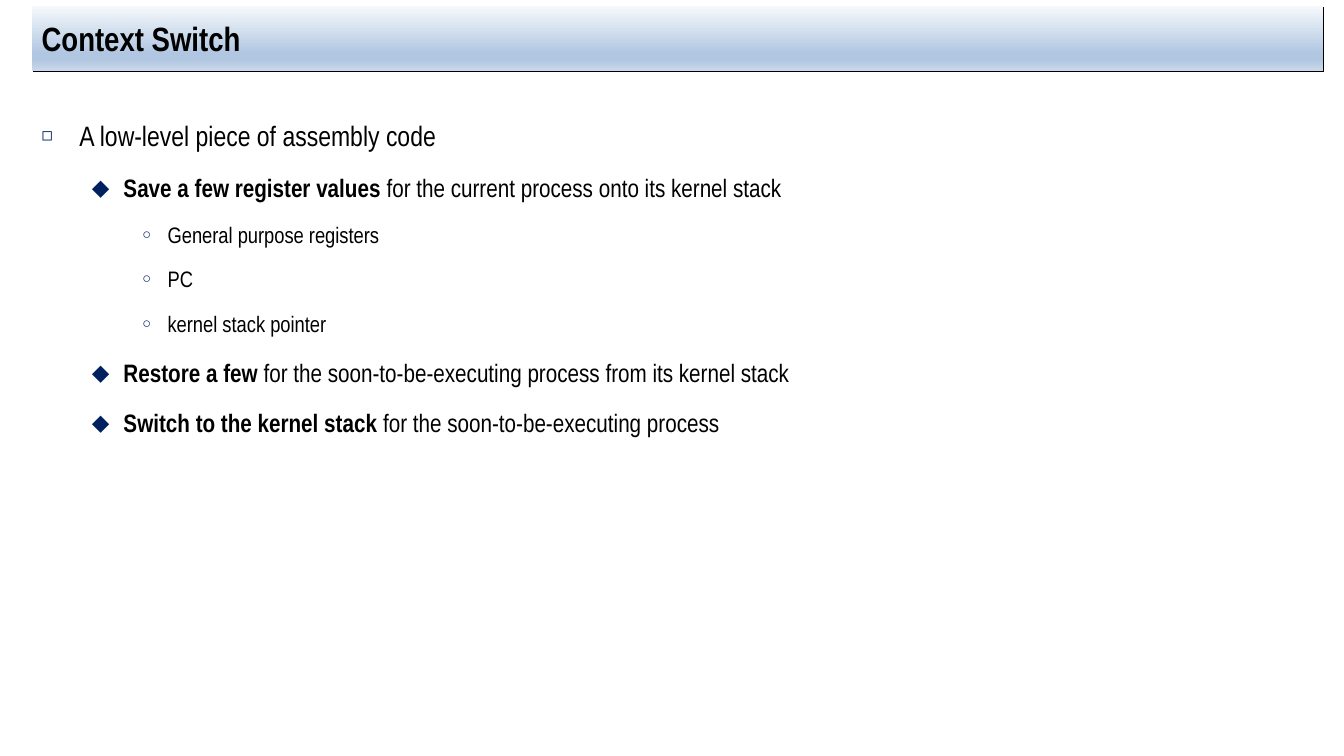
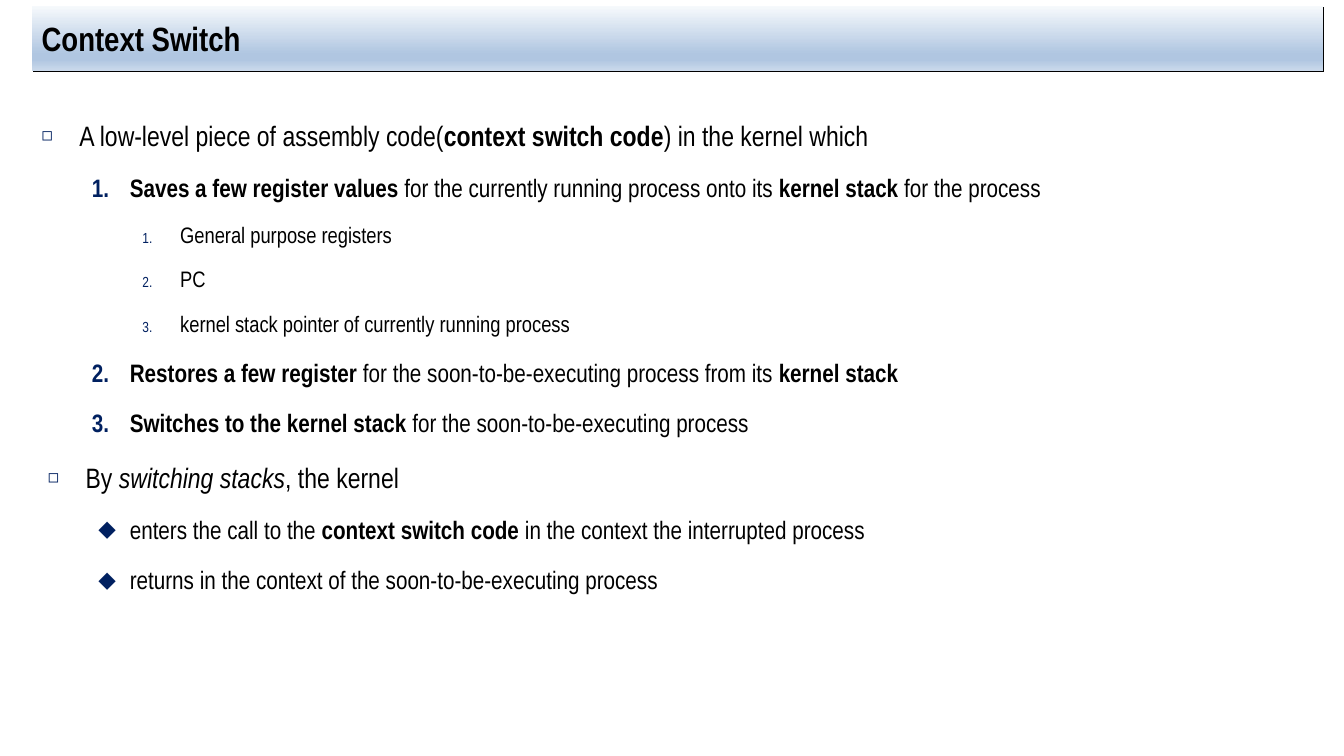
Before and after one commit to jachermocilla/extra-course-materials, a slide deck: slide 20 of cmsc125/ostep/slides/01.Virtualization/06.Mechanism_Limited_Direct_Execution.pptx (slide 16 before the commit). Drawn at 1344x756 pixels with LibreOffice and Linux fonts; fonts in the diff are those of the drawing. Boxes give left, top, right and bottom in pixels: in the first picture for what was removed or moved away, otherwise in the second. Text is boxed around its words. In the diff, an @@ line names an element or a change of style, - is before the commit and + after.

```diff
--- a/cmsc125/ostep/slides/01.Virtualization/06.Mechanism_Limited_Direct_Execution.pptx
+++ b/cmsc125/ostep/slides/01.Virtualization/06.Mechanism_Limited_Direct_Execution.pptx
@@ text at (79,125,1040,203): text changed @@
-◻ A low-level piece of assembly code
-  ⬥ Save a few register values for the current process onto its kernel stack
+◻ A low-level piece of assembly code(context switch code) in the kernel which
+  1. Saves a few register values for the currently running process onto its kernel stack for the process
@@ text at (180,226,392,288): bullet ○ to 1. @@
@@ text at (86,315,898,595): text changed @@
-    ○ kernel stack pointer
-  ⬥ Restore a few for the soon-to-be-executing process from its kernel stack
-  ⬥ Switch to the kernel stack for the soon-to-be-executing process
+    3. kernel stack pointer of currently running process
+  2. Restores a few register for the soon-to-be-executing process from its kernel stack
+  3. Switches to the kernel stack for the soon-to-be-executing process
+◻ By switching stacks, the kernel
+  ⬥ enters the call to the context switch code in the context the interrupted process
+  ⬥ returns in the context of the soon-to-be-executing process
```
Also in this commit, not shown: 14 other slides changed, 4 slides added, 1 other file.
